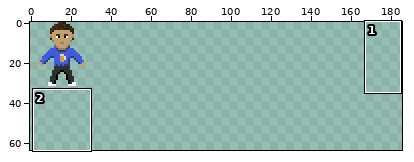
Sprite sheet -- tex/player.png. The picture above shows the old version from afar; the outline marks the close-up.
Close-up. As it was:
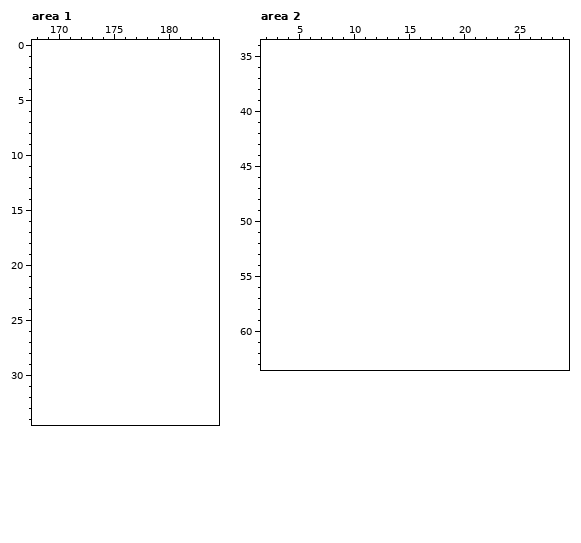
The file is 32x32 pixels. Colours within 5 levels of each other are drawn and written as one. Shown: area 1: x 168..184, y 0..34; area 2: x 2..29, y 34..63. The old version is drawn lined up with the new one, on the new canvas. The wide view leaves out empty margins. The commit also changed other parts of the picture, which this record leaves out.
Palette (. is transparent): 
After the commit:
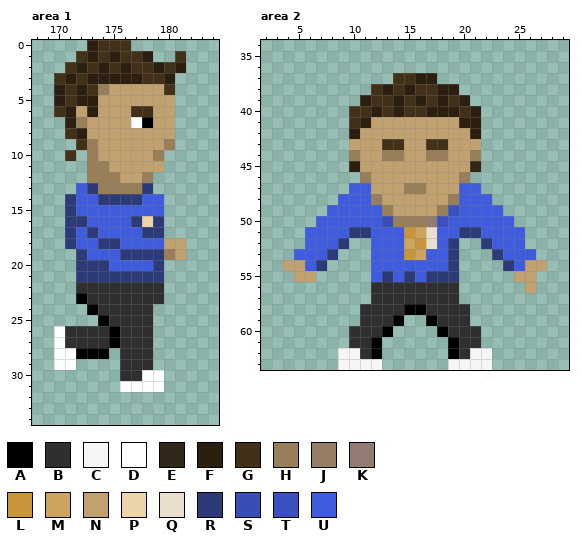
Colours new in this view: A #000000  B #2f2f2f  C #f6f6f6  D #ffffff  E #2c1f10f1  F #2c1f10  G #433019  H #987f59  J #967e62  K #927c71  L #c9953a  M #cda45d  N #c1a170  P #ecd4a8  Q #eadfcc  R #2c3b78  S #364eb6  T #3851bf  U #3e5cdd
From old to new:
canvas 32x32 -> 320x64
Changed rows in their new state; - is an unchanged pixel.
Area 1:
first column x 170:
 0 ---FGGG-----
 1 --GFGFGGF--G
 2 -GFGFGFGGFGF
 3 GFGFFFFFGGF-
 4 FGFGHNNNNNG-
 5 FGFFNNNNNNN-
 6 GFNFNNNGGNN-
 7 -FHNNNNDANN-
 8 -GFNNNNNNNN-
 9 --GHNNNNNNH-
10 -G-HNNNNNH--
11 ---HHNNNNN--
12 ---HHHNNH---
13 --URHHHHR---
14 -RUURRRRUU--
15 -RUUUUUUUU--
16 -RRUUUURPR--
17 -RURUUUURR--
18 -RUURRUUUUNN
19 --RUUURRRRHN
20 --RRRUUUUR--
21 --RRRRRRRR--
22 --BBBBBBBB--
23 --ABBBBBBB--
24 ---ABBBBB---
25 ----ABBBB---
26 DBBBBABBB---
27 DBBBBABBB---
28 DDAAA-BBB---
29 DD----BBB---
30 ------BBDD--
31 ------DDDD--
Area 2:
first column x 4:
37 ----------GGFF----------
38 --------GFGFGGFF--------
39 -------FGGFGFGFGF-------
40 ------GGFGFGGFFFGF------
41 ------GFNNNNNNNNFF------
42 ------FNNNNNNNNNNF------
43 ------NNNGGNNGGNNN------
44 ------HNNHHNNHHNNH------
45 ------FNNNNNNNNNNE------
46 -------HNNNNNNNNH-------
47 ------UUNNNHHNNNUU------
48 -----UUUJNNNNNNHUUU-----
49 ----UUUUUHNNNNHTUUUU----
50 ---UUUUUUSHHHKTUUUUUU---
51 --UUUURRUUULMQUURRUUUU--
52 --UUUR--UUUMLQUR--RUUU--
53 -UUUR---UUULMUUR---RUUU-
54 NNUR----UUUUUUUR----RUNN
55 -NN-----URURURRR-----NN-
56 --------BBBBBBBB------N-
57 --------BBBBBBBB--------
58 -------BBBBAABBBB-------
59 -------BBBA--ABBB-------
60 ------BBBA----ABBB------
61 ------BBA------ABB------
62 -----CCBA------ABCC-----
63 -----CCCC------CCCC-----
Changed places in both close-ups, as pixel boxes (x1, y1, x2, y2):
added: (54, 40, 186, 392)
added: (283, 73, 547, 370)
